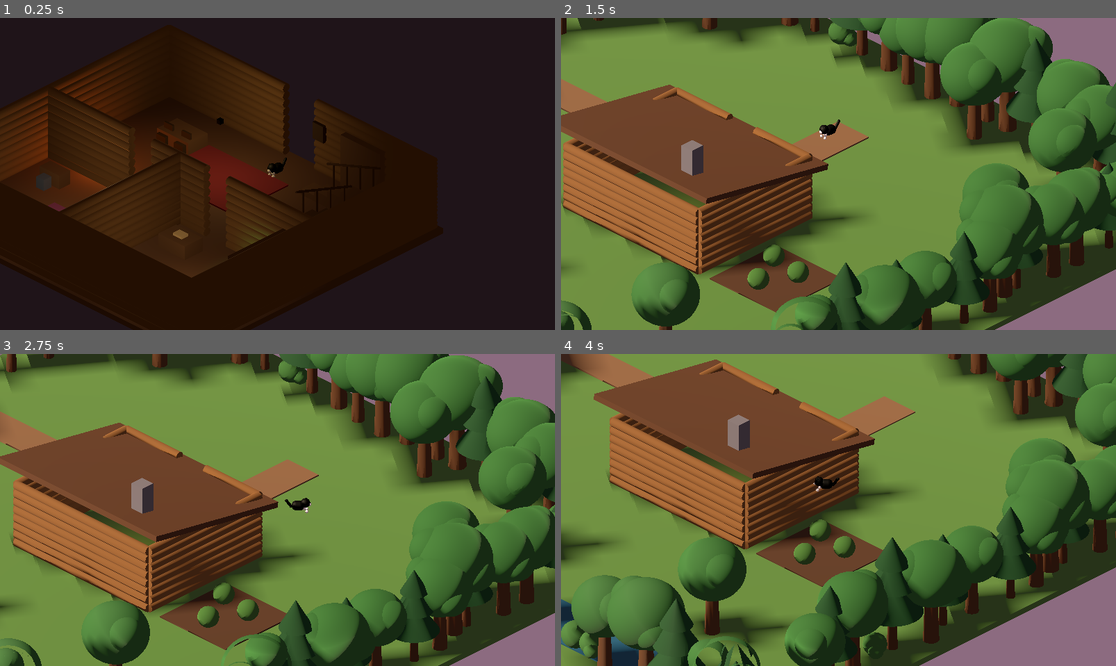
Above: before the commit, frames 1-4 (two rows, left to right).
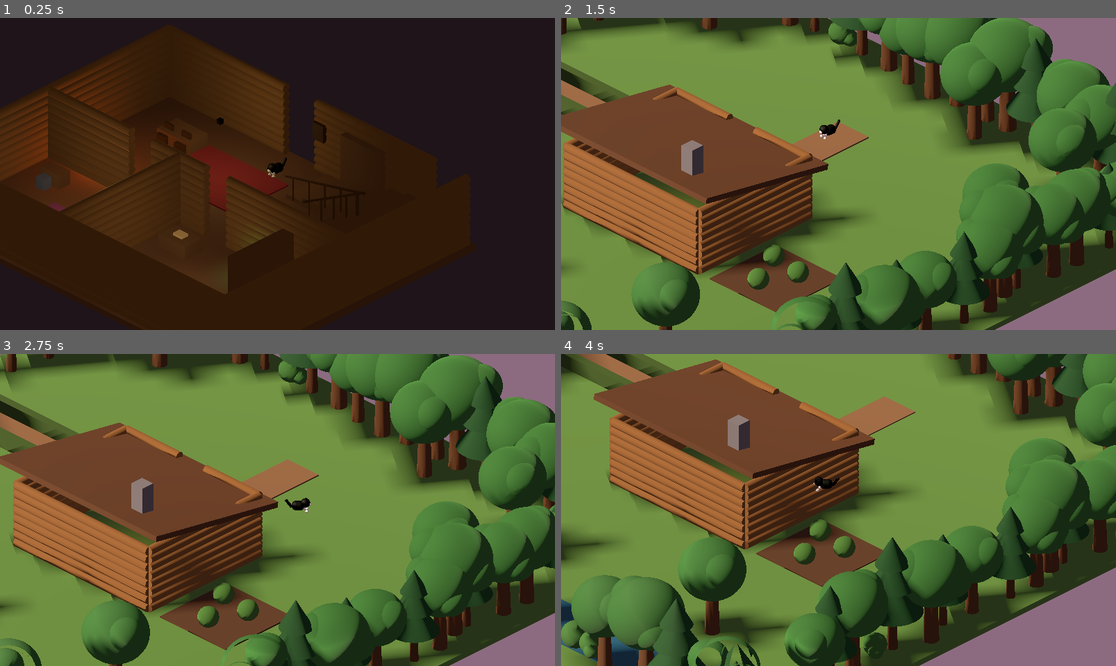
Above: after the commit, the same moments.

Repository: Mufgusnut/the-hollow
Game: Godot game, scene res://scenes/main/CottageInterior.tscn
Same seed, same stepped clock (60 frames per second), same inputs: the game is played once before the commit and once after it. This scene is started directly instead of the project's main scene.
Inputs (mouse positions are in pixels of both pictures, inside the frame that each line leads up to):
- Up to frame 1 (0.25 s): no input
- Up to frame 2 (1.5 s): tap Enter at 0.5 s; move the mouse to (960, 158) at 0.52 s; hold D (move_right) 0.53-1.25 s; hold F (cast_spell) 0.53-1.25 s; click (960, 158) at 0.67 s; tap Space (jump) at 0.77 s; drag from (727, 189) to (810, 236) at 1.27 s
- Up to frame 3 (2.75 s): move the mouse to (333, 441) at 2.02 s; hold D (move_right) from 2.03 s (still down); hold E (interact) from 2.03 s (still down)
- Up to frame 4 (4 s): release D (move_right) at 2.75 s; release E (interact) at 2.75 s; drag from (810, 572) to (672, 463) at 2.77 s; move the mouse to (1005, 556) at 3.52 s; hold A (move_left) from 3.53 s (still down); tap 2 (spell_slot_2) at 3.6 s; tap Space (jump) at 3.77 s

The runs differ from the first frame. In frame 1, 0.7% of the frame differs, in the area x 34-66%, y 46-89%; in frame 2, 0.8%; in frame 3, 1.0%; in frame 4, 1.0%, in the area x 0-89%, y 0-58%.

Commit message:
Widen the cottage staircase, brighten the interior, and safety-rail the forest path
The main staircase room is bigger (east wall pushed out 1.5 units,
divider/floor extended to match), and both flights are now wider
(1.1 -> 2.0) with a gentler rise for an easier climb. Flight one now
sits flush against the south wall instead of leaving a narrow gap, and
its railing moved to the open side facing the room instead of the
wall side. Fixed a real bug in StairBlocks.gd along the way: it always
sized each step's cross-width along local X regardless of travel
direction, so a flight running along X (like this one) never actually
rendered at its configured width.

Ambient light is up on both cottage floors (still a dark, moody
setting, just easier to see the room).

The forest path between the cottage and the village had very little
margin between the walkable ground and the world edge near the exit.
Added low hedge guard-rails along the risky stretch to keep the
player on the path, and widened both ends' scene-transition trigger
so it's easier to actually hit the doorway.

Diff:
--- a/scenes/main/CottageHome.tscn
+++ b/scenes/main/CottageHome.tscn
@@ -56,7 +56,17 @@
 size = Vector3(1.0, 2.2, 0.6)
 
 [sub_resource type="BoxShape3D" id="BoxShape3D_doorEW"]
-size = Vector3(0.6, 2.2, 1.0)
+size = Vector3(2.0, 2.2, 1.6)
+
+[sub_resource type="BoxMesh" id="BoxMesh_Guard"]
+size = Vector3(7.75, 0.5, 0.3)
+
+[sub_resource type="BoxShape3D" id="BoxShape3D_Guard"]
+size = Vector3(7.75, 0.5, 0.3)
+
+[sub_resource type="StandardMaterial3D" id="Mat_Guard"]
+albedo_color = Color(0.22, 0.32, 0.16, 1)
+roughness = 0.95
 
 [sub_resource type="BoxMesh" id="BoxMesh_Stream"]
 size = Vector3(20, 0.05, 2)
@@ -160,6 +170,26 @@
 gap_center = Vector2(-11.5, -2.5)
 gap_radius = 2.5
 
+[node name="ForestPathGuardSouth" type="StaticBody3D" parent="."]
+position = Vector3(-7.875, 0.25, -3.25)
+
+[node name="MeshInstance3D" type="MeshInstance3D" parent="ForestPathGuardSouth"]
+mesh = SubResource("BoxMesh_Guard")
+surface_material_override/0 = SubResource("Mat_Guard")
+
+[node name="CollisionShape3D" type="CollisionShape3D" parent="ForestPathGuardSouth"]
+shape = SubResource("BoxShape3D_Guard")
+
+[node name="ForestPathGuardNorth" type="StaticBody3D" parent="."]
+position = Vector3(-7.875, 0.25, -1.75)
+
+[node name="MeshInstance3D" type="MeshInstance3D" parent="ForestPathGuardNorth"]
+mesh = SubResource("BoxMesh_Guard")
+surface_material_override/0 = SubResource("Mat_Guard")
+
+[node name="CollisionShape3D" type="CollisionShape3D" parent="ForestPathGuardNorth"]
+shape = SubResource("BoxShape3D_Guard")
+
 [node name="SpawnFromVillage" type="Marker3D" parent="."]
 position = Vector3(-10, 0, -2.5)
 rotation_degrees = Vector3(0, 90, 0)
--- a/scenes/main/CottageInterior.tscn
+++ b/scenes/main/CottageInterior.tscn
@@ -14,14 +14,14 @@
 background_mode = 1
 background_color = Color(0.12, 0.08, 0.1, 1)
 ambient_light_source = 2
-ambient_light_color = Color(0.5, 0.4, 0.35, 1)
-ambient_light_energy = 0.45
+ambient_light_color = Color(0.55, 0.47, 0.4, 1)
+ambient_light_energy = 0.65
 
 [sub_resource type="BoxShape3D" id="BoxShape3D_SouthSeg"]
 size = Vector3(5.3, 2.6, 0.3)
 
 [sub_resource type="BoxShape3D" id="BoxShape3D_North"]
-size = Vector3(12, 2.6, 0.3)
+size = Vector3(13.5, 2.6, 0.3)
 
 [sub_resource type="BoxShape3D" id="BoxShape3D_EastWest"]
 size = Vector3(0.3, 2.6, 11)
@@ -32,14 +32,17 @@
 [sub_resource type="BoxShape3D" id="BoxShape3D_DivCenter"]
 size = Vector3(2.4, 2.6, 0.3)
 
+[sub_resource type="BoxShape3D" id="BoxShape3D_DivC"]
+size = Vector3(5.3, 2.6, 0.3)
+
 [sub_resource type="BoxShape3D" id="BoxShape3D_Partition"]
 size = Vector3(0.3, 2.6, 5.5)
 
 [sub_resource type="BoxMesh" id="BoxMesh_Floor"]
-size = Vector3(12.4, 0.2, 11.4)
+size = Vector3(13.9, 0.2, 11.4)
 
 [sub_resource type="BoxShape3D" id="BoxShape3D_Floor"]
-size = Vector3(12.4, 0.2, 11.4)
+size = Vector3(13.9, 0.2, 11.4)
 
 [sub_resource type="StandardMaterial3D" id="Mat_Floor"]
 albedo_color = Color(0.38, 0.26, 0.18, 1)
@@ -49,22 +52,22 @@
 size = Vector3(1.0, 2.2, 0.6)
 
 [sub_resource type="BoxShape3D" id="BoxShape3D_Ramp"]
-size = Vector3(3.162, 0.2, 1.2)
+size = Vector3(4.3, 0.2, 2.0)
 
 [sub_resource type="BoxShape3D" id="BoxShape3D_Ramp2"]
-size = Vector3(1.2, 0.2, 3.255)
+size = Vector3(2.0, 0.2, 3.54)
 
 [sub_resource type="BoxMesh" id="BoxMesh_Landing"]
-size = Vector3(1.6, 0.2, 1.6)
+size = Vector3(2.0, 0.2, 2.0)
 
 [sub_resource type="BoxShape3D" id="BoxShape3D_Landing"]
-size = Vector3(1.6, 0.2, 1.6)
+size = Vector3(2.0, 0.2, 2.0)
 
 [sub_resource type="BoxMesh" id="BoxMesh_Rail"]
-size = Vector3(2.53, 0.06, 0.06)
+size = Vector3(3.688, 0.06, 0.06)
 
 [sub_resource type="BoxMesh" id="BoxMesh_Rail2"]
-size = Vector3(0.06, 0.06, 2.625)
+size = Vector3(0.06, 0.06, 2.912)
 
 [sub_resource type="StandardMaterial3D" id="Mat_Rail"]
 albedo_color = Color(0.3, 0.2, 0.13, 1)
@@ -219,7 +222,7 @@
 environment = SubResource("Environment_1")
 
 [node name="Floor" type="StaticBody3D" parent="."]
-position = Vector3(0, -0.1, 0)
+position = Vector3(0.75, -0.1, 0)
 
 [node name="MeshInstance3D" type="MeshInstance3D" parent="Floor"]
 mesh = SubResource("BoxMesh_Floor")
@@ -251,11 +254,11 @@
 shape = SubResource("BoxShape3D_SouthSeg")
 
 [node name="NorthWall" type="StaticBody3D" parent="."]
-position = Vector3(0, 1.3, 5.5)
+position = Vector3(0.75, 1.3, 5.5)
 
 [node name="LogVisual" type="Node3D" parent="NorthWall"]
 script = ExtResource("7_logwall")
-wall_width = 12.0
+wall_width = 13.5
 wall_height = 2.6
 
 [node name="CollisionShape3D" type="CollisionShape3D" parent="NorthWall"]
@@ -274,7 +277,7 @@
 shape = SubResource("BoxShape3D_EastWest")
 
 [node name="EastWall" type="StaticBody3D" parent="."]
-position = Vector3(6, 1.3, 0)
+position = Vector3(7.5, 1.3, 0)
 
 [node name="LogVisual" type="Node3D" parent="EastWall"]
 script = ExtResource("7_logwall")
@@ -297,15 +300,15 @@
 shape = SubResource("BoxShape3D_DivOuter")
 
 [node name="DivWallC" type="StaticBody3D" parent="."]
-position = Vector3(4.1, 1.3, 0)
+position = Vector3(4.85, 1.3, 0)
 
 [node name="LogVisual" type="Node3D" parent="DivWallC"]
 script = ExtResource("7_logwall")
-wall_width = 3.8
+wall_width = 5.3
 wall_height = 2.6
 
 [node name="CollisionShape3D" type="CollisionShape3D" parent="DivWallC"]
-shape = SubResource("BoxShape3D_DivOuter")
+shape = SubResource("BoxShape3D_DivC")
 
 [node name="DivWallB" type="StaticBody3D" parent="."]
 position = Vector3(0, 1.3, 0)
@@ -398,21 +401,21 @@
 surface_material_override/0 = SubResource("Mat_DarkWood")
 
 [node name="StairsRamp" type="StaticBody3D" parent="."]
-position = Vector3(2.9, 0.4, -4.3)
-rotation_degrees = Vector3(0, 0, 18.43)
+position = Vector3(3.1, 0.4, -4.5)
+rotation_degrees = Vector3(0, 0, 12.5288)
 
 [node name="CollisionShape3D" type="CollisionShape3D" parent="StairsRamp"]
 shape = SubResource("BoxShape3D_Ramp")
 
 [node name="StairsRamp2" type="StaticBody3D" parent="."]
-position = Vector3(4.9, 1.2, -2.25)
-rotation_degrees = Vector3(-17.74, 0, 0)
+position = Vector3(5.9, 1.2, -2.1)
+rotation_degrees = Vector3(-15.9454, 0, 0)
 
 [node name="CollisionShape3D" type="CollisionShape3D" parent="StairsRamp2"]
 shape = SubResource("BoxShape3D_Ramp2")
 
 [node name="StairLanding" type="StaticBody3D" parent="."]
-position = Vector3(4.9, 0.8, -4.3)
+position = Vector3(5.9, 0.8, -4.5)
 
 [node name="MeshInstance3D" type="MeshInstance3D" parent="StairLanding"]
 mesh = SubResource("BoxMesh_Landing")
@@ -422,57 +425,57 @@
 shape = SubResource("BoxShape3D_Landing")
 
 [node name="StairBlocks" type="Node3D" parent="."]
-position = Vector3(1.7, 0, -4.3)
+position = Vector3(1.3, 0, -4.5)
 script = ExtResource("8_stairblocks")
-step_count = 4
+step_count = 5
 total_rise = 0.8
-total_run = 2.4
-step_width = 1.1
+total_run = 3.6
+step_width = 2.0
 run_direction = Vector3(1, 0, 0)
 
 [node name="StairBlocks2" type="Node3D" parent="."]
-position = Vector3(4.9, 0.8, -3.5)
+position = Vector3(5.9, 0.8, -3.5)
 script = ExtResource("8_stairblocks")
-step_count = 4
+step_count = 5
 total_rise = 0.8
-total_run = 2.5
-step_width = 1.1
+total_run = 2.8
+step_width = 2.0
 run_direction = Vector3(0, 0, 1)
 
 [node name="StairRailingPosts" type="Node3D" parent="."]
-position = Vector3(1.7, 0, -4.95)
+position = Vector3(1.3, 0, -3.45)
 script = ExtResource("9_stairrailing")
-post_count = 4
+post_count = 5
 total_rise = 0.8
-total_run = 2.4
+total_run = 3.6
 run_direction = Vector3(1, 0, 0)
 
 [node name="StairRailingPosts2" type="Node3D" parent="."]
-position = Vector3(4.25, 0.8, -3.5)
+position = Vector3(4.85, 0.8, -3.5)
 script = ExtResource("9_stairrailing")
-post_count = 4
+post_count = 5
 total_rise = 0.8
-total_run = 2.5
+total_run = 2.8
 run_direction = Vector3(0, 0, 1)
 
 [node name="StairHandrail" type="MeshInstance3D" parent="."]
-position = Vector3(2.9, 1.25, -4.95)
-rotation_degrees = Vector3(0, 0, 18.43)
+position = Vector3(3.1, 1.25, -3.45)
+rotation_degrees = Vector3(0, 0, 12.5288)
 mesh = SubResource("BoxMesh_Rail")
 surface_material_override/0 = SubResource("Mat_Rail")
 
 [node name="StairHandrail2" type="MeshInstance3D" parent="."]
-position = Vector3(4.25, 2.05, -2.25)
-rotation_degrees = Vector3(-17.74, 0, 0)
+position = Vector3(4.85, 2.05, -2.1)
+rotation_degrees = Vector3(-15.9454, 0, 0)
 mesh = SubResource("BoxMesh_Rail2")
 surface_material_override/0 = SubResource("Mat_Rail")
 
 [node name="SpawnAtStairsBottom" type="Marker3D" parent="."]
-position = Vector3(1.0, 0, -4.7)
+position = Vector3(0.5, 0, -4.5)
 rotation_degrees = Vector3(0, 90, 0)
 
 [node name="StairsUpTrigger" type="Area3D" parent="."]
-position = Vector3(4.9, 1.9, -0.6)
+position = Vector3(5.9, 1.9, -0.65)
 collision_layer = 0
 collision_mask = 1
 script = ExtResource("4_scenedoor")
--- a/scenes/main/CottageUpstairs.tscn
+++ b/scenes/main/CottageUpstairs.tscn
@@ -12,8 +12,8 @@
 background_mode = 1
 background_color = Color(0.1, 0.08, 0.14, 1)
 ambient_light_source = 2
-ambient_light_color = Color(0.45, 0.4, 0.5, 1)
-ambient_light_energy = 0.45
+ambient_light_color = Color(0.5, 0.47, 0.55, 1)
+ambient_light_energy = 0.65
 
 [sub_resource type="BoxMesh" id="BoxMesh_Floor"]
 size = Vector3(8.4, 0.2, 7.4)
--- a/scenes/main/Village.tscn
+++ b/scenes/main/Village.tscn
@@ -54,7 +54,7 @@
 roughness = 0.5
 
 [sub_resource type="BoxShape3D" id="BoxShape3D_door"]
-size = Vector3(0.6, 2.2, 1.0)
+size = Vector3(2.0, 2.2, 1.6)
 
 [node name="Village" type="Node3D"]
 script = ExtResource("3_levelroot")
--- a/scripts/props/StairBlocks.gd
+++ b/scripts/props/StairBlocks.gd
@@ -22,11 +22,18 @@
 	var dir := run_direction.normalized()
 	var step_rise := total_rise / float(step_count)
 	var step_run := total_run / float(step_count)
+	## dir is always axis-aligned (X or Z) in practice, so the box's size
+	## along the travel axis is step_run and along the perpendicular
+	## (cross/walking-width) axis is step_width — computed this way
+	## instead of always (step_width, height, step_run) so flights that
+	## run along X get sized correctly too, not just the Z-running case.
+	var along := Vector3(absf(dir.x), 0.0, absf(dir.z))
+	var across := Vector3(absf(dir.z), 0.0, absf(dir.x))
 
 	for i in range(step_count):
 		var height := step_rise * (i + 1)
 		var box := BoxMesh.new()
-		box.size = Vector3(step_width, height, step_run)
+		box.size = along * step_run + across * step_width + Vector3(0, height, 0)
 		var mesh_instance := MeshInstance3D.new()
 		mesh_instance.mesh = box
 		mesh_instance.material_override = material
